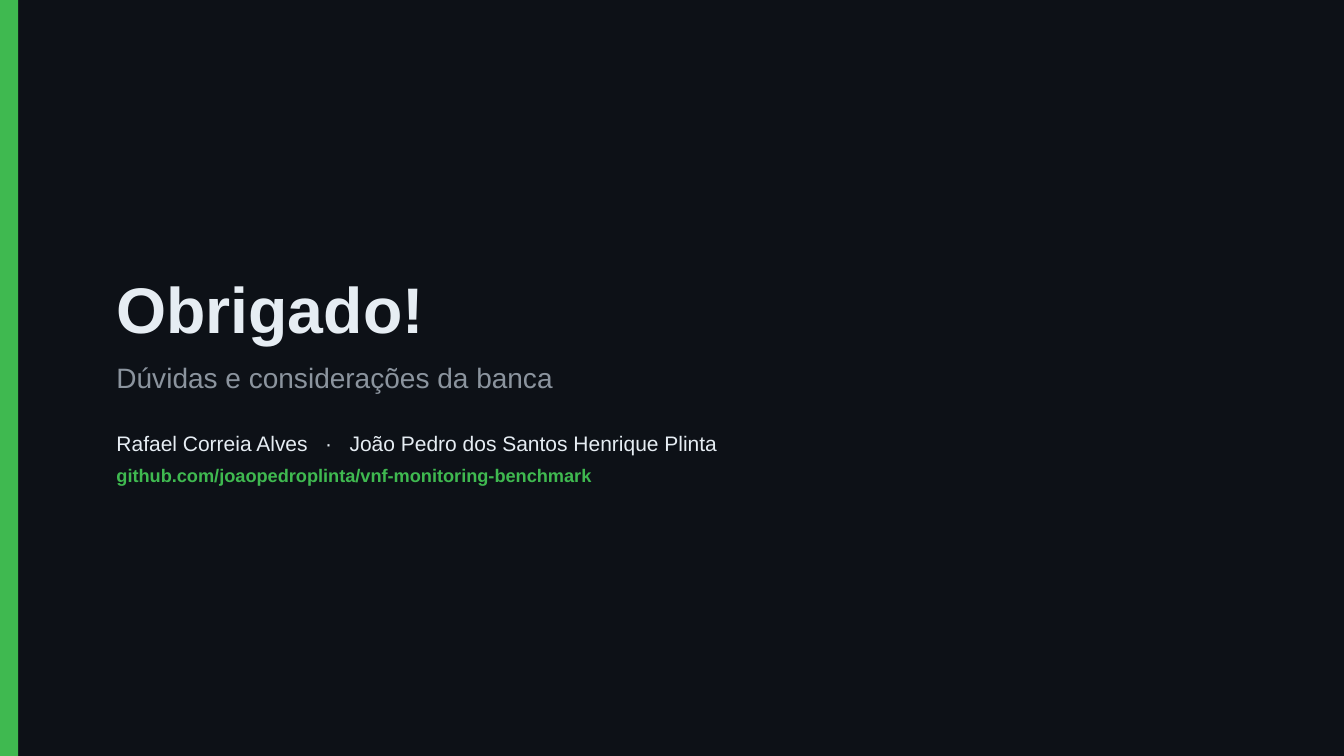
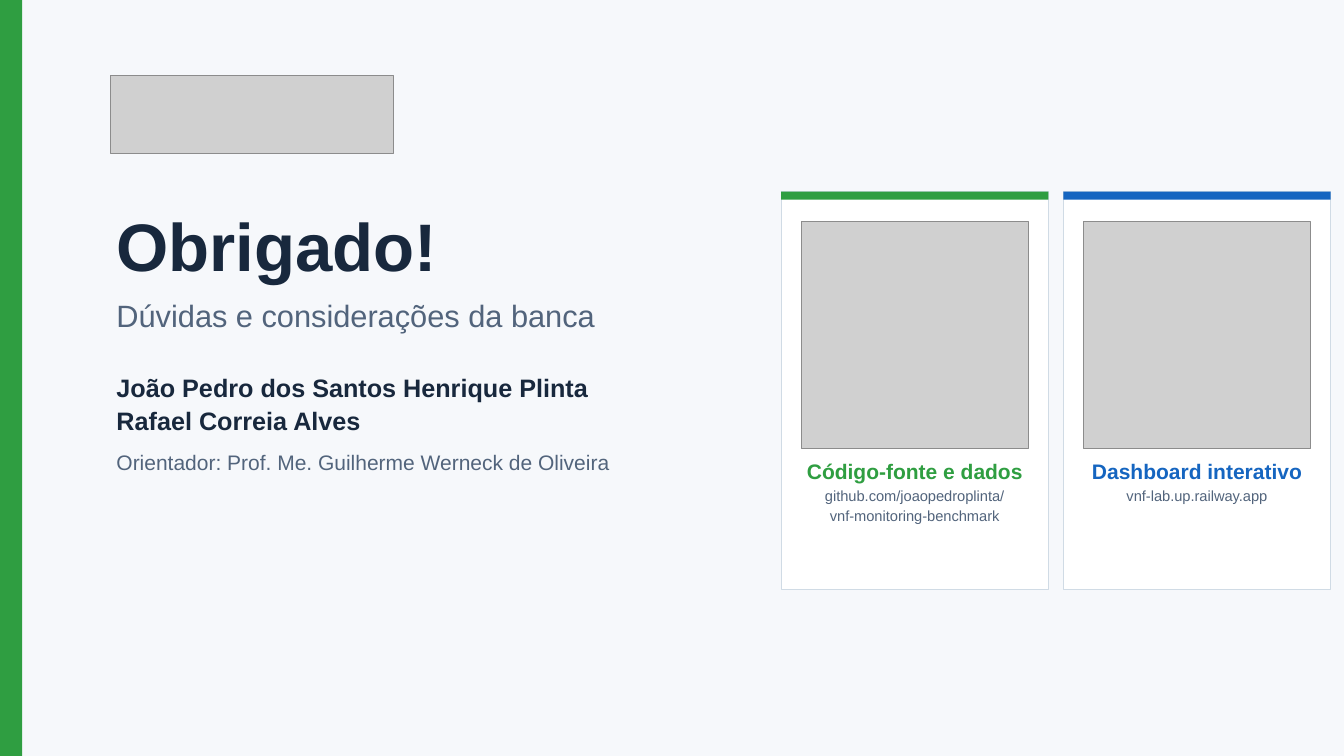
Before and after one commit to joaopedroplinta/vnf-monitoring-benchmark, a slide deck: slide 21 of docs/apresentacao/apresentacao_tcc.pptx (slide 19 before the commit). Drawn at 1344x756 pixels with LibreOffice and Linux fonts; fonts in the diff are those of the drawing; grey boxes stand for pictures. Boxes give left, top, right and bottom in pixels: in the first picture for what was removed or moved away, otherwise in the second. Text is boxed around its words. In the diff, an @@ line names an element or a change of style, - is before the commit and + after.

Commit message:
docs(apresentacao): novos slides com dashboard e QR codes, roteiros atualizados
Deck de 21 slides com fontes e logo maiores, slide do dashboard interativo
e QR codes do repositório e do dashboard no slide final.

```diff
--- a/docs/apresentacao/apresentacao_tcc.pptx
+++ b/docs/apresentacao/apresentacao_tcc.pptx
@@ background #0D1117 to #F6F8FB @@
@@ rectangle: place and size @@
-rectangle at bbox=[0, 0, 18, 756]
+rectangle at bbox=[0, 0, 22, 756]
@@ rectangle at bbox=[0, 0, 22, 756]: fill #3FB950 to #2F9E41 @@
@@ picture added at bbox=[111, 76, 393, 153] @@
@@ text "Obrigado!": place and size @@
-text "Obrigado!" at bbox=[116, 286, 716, 486]
+text "Obrigado!" at bbox=[116, 222, 609, 470]
@@ text "Obrigado!" at bbox=[116, 222, 609, 470]: vertical alignment middle to top @@
@@ rectangle added at bbox=[781, 192, 1049, 590], fill #FFFFFF, outline #D0DBE5 1 pt @@
@@ rectangle added at bbox=[781, 192, 1049, 200], fill #2F9E41 @@
@@ rectangle added at bbox=[1064, 192, 1331, 590], fill #FFFFFF, outline #D0DBE5 1 pt @@
@@ rectangle added at bbox=[1064, 192, 1331, 200], fill #1565C0 @@
@@ text at bbox=[116, 222, 595, 332]: size 46 to 48 pt, text colour #E6EDF3 to #18283D in "Obrigado!"; size 20 to 22 pt, text colour #8B949E to #52647C in "Dúvidas e considerações da banca"; less space between paragraphs; more space between paragraphs @@
@@ picture added at bbox=[802, 222, 1028, 449] @@
@@ picture added at bbox=[1084, 222, 1311, 449] @@
@@ text at bbox=[116, 378, 609, 470]: text changed; size 15 to 18 pt; text colour #E6EDF3 to #18283D; bold on @@
-Rafael Correia Alves · João Pedro dos Santos Henrique Plinta
-github.com/joaopedroplinta/vnf-monitoring-benchmark
+João Pedro dos Santos Henrique Plinta
+Rafael Correia Alves
+Orientador: Prof. Me. Guilherme Werneck de Oliveira
@@ text added at bbox=[807, 463, 1023, 524], 10.5 pt, text #52647C @@
+Código-fonte e dados
+github.com/joaopedroplinta/
+vnf-monitoring-benchmark
@@ text added at bbox=[1092, 463, 1301, 504], 10.5 pt, text #52647C @@
+Dashboard interativo
+vnf-lab.up.railway.app
```
Also in this commit, not shown: 5 other slides changed, 15 slides added, 13 slides removed, 6 other files.
